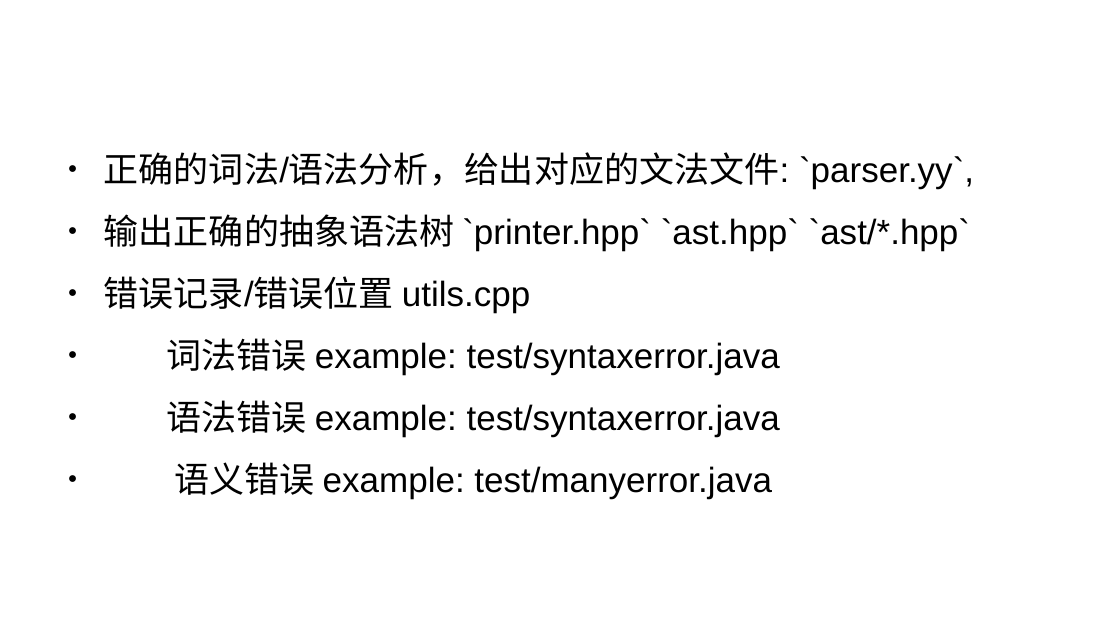
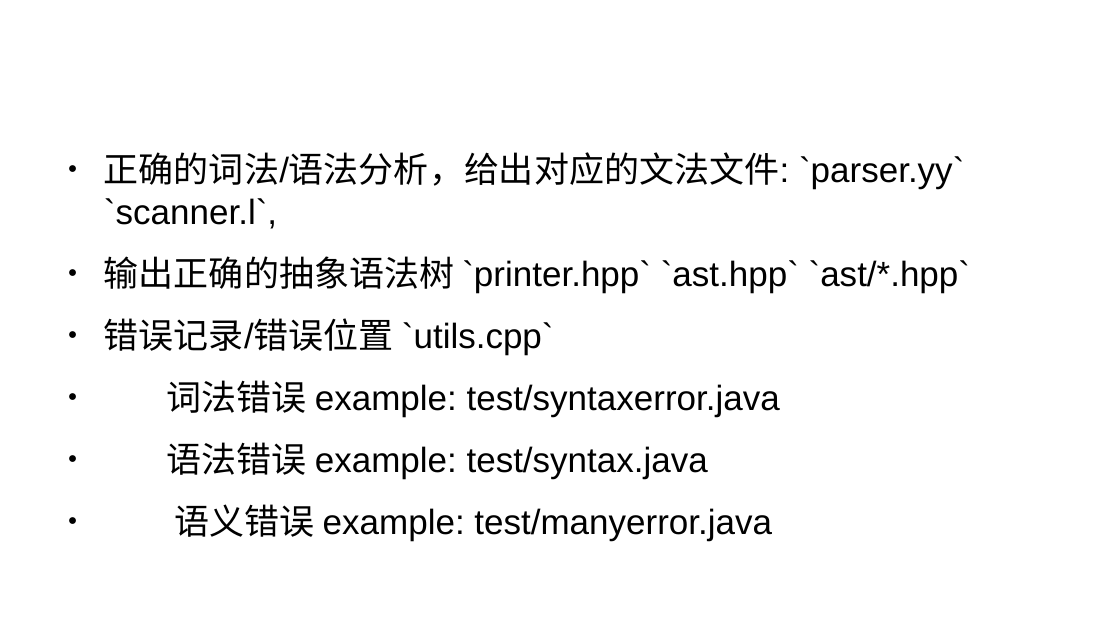
Before and after one commit to lulitao1997/minijavac, a slide deck: slide 5 of doc/report.odp. Drawn at 1120x630 pixels with LibreOffice and Linux fonts; fonts in the diff are those of the drawing. Boxes give left, top, right and bottom in pixels: in the first picture for what was removed or moved away, otherwise in the second. Text is boxed around its words. In the diff, an @@ line names an element or a change of style, - is before the commit and + after.

```diff
--- a/doc/report.odp
+++ b/doc/report.odp
@@ text at (104, 152, 964, 229): text changed @@
-● 正确的词法/语法分析，给出对应的文法文件: `parser.yy`,
+● 正确的词法/语法分析，给出对应的文法文件: `parser.yy` `scanner.l`,
@@ text at (104, 318, 554, 355): text changed @@
-● 错误记录/错误位置 utils.cpp
+● 错误记录/错误位置 `utils.cpp`
@@ text at (167, 442, 708, 479): text changed @@
-● 语法错误 example: test/syntaxerror.java
+● 语法错误 example: test/syntax.java
```
Also in this commit, not shown: 4 other slides changed, 3 slides added, 1 slide removed, 16 other files.
